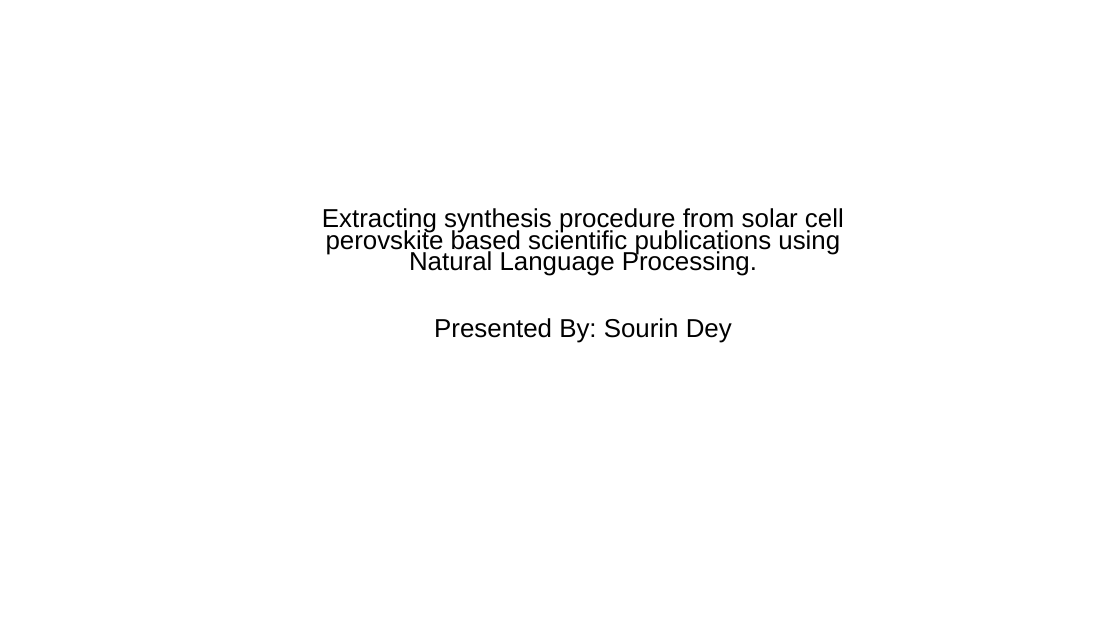
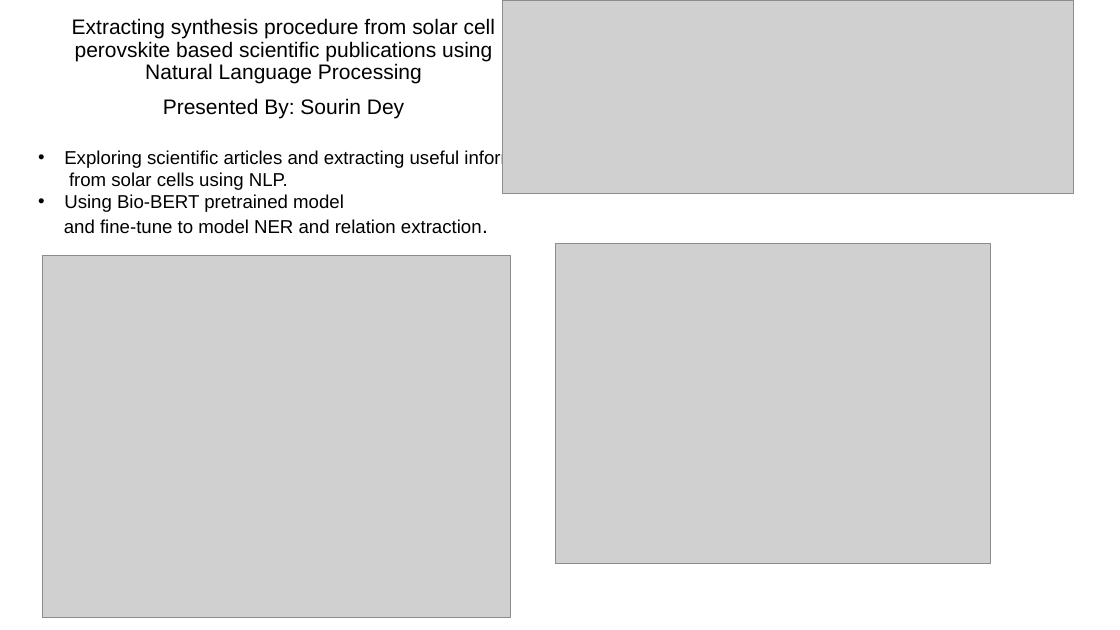
Before and after one commit to SourinDeyUW/NLP_Project, a slide deck: slide 1 of Presentation_NLP_fall22.pptx. Drawn at 1120x630 pixels with LibreOffice and Linux fonts; fonts in the diff are those of the drawing; grey boxes stand for pictures. Boxes give left, top, right and bottom in pixels: in the first picture for what was removed or moved away, otherwise in the second. Text is boxed around its words. In the diff, an @@ line names an element or a change of style, - is before the commit and + after.

```diff
--- a/Presentation_NLP_fall22.pptx
+++ b/Presentation_NLP_fall22.pptx
@@ subtitle "Extracting synthesis procedure from solar ..." moved from (x1=322, y1=208, x2=844, y2=343) to (x1=72, y1=18, x2=495, y2=118) @@
@@ subtitle at (x1=72, y1=18, x2=495, y2=84): text changed; size 22.2 to 18 pt @@
-Extracting synthesis procedure from solar cell
-perovskite based scientific publications using
-Natural Language Processing.
+Extracting synthesis procedure from solar cell
+perovskite based scientific publications using
+Natural Language Processing
@@ picture added at (x1=503, y1=0, x2=1074, y2=193) @@
@@ subtitle at (x1=163, y1=98, x2=404, y2=118): size 22.2 to 18 pt in "Presented By: Sourin Dey"; line spacing 0.7 to 0.9 @@
@@ text added at (x1=64, y1=149, x2=556, y2=234), 16 pt, text #000000 @@
+• Exploring scientific articles and extracting useful information
+from solar cells using NLP.
+• Using Bio-BERT pretrained model
+and fine-tune to model NER and relation extraction.
@@ picture added at (x1=43, y1=255, x2=510, y2=618) @@
@@ picture added at (x1=556, y1=244, x2=991, y2=564) @@
```
Also in this commit, not shown: 6 slides removed.
